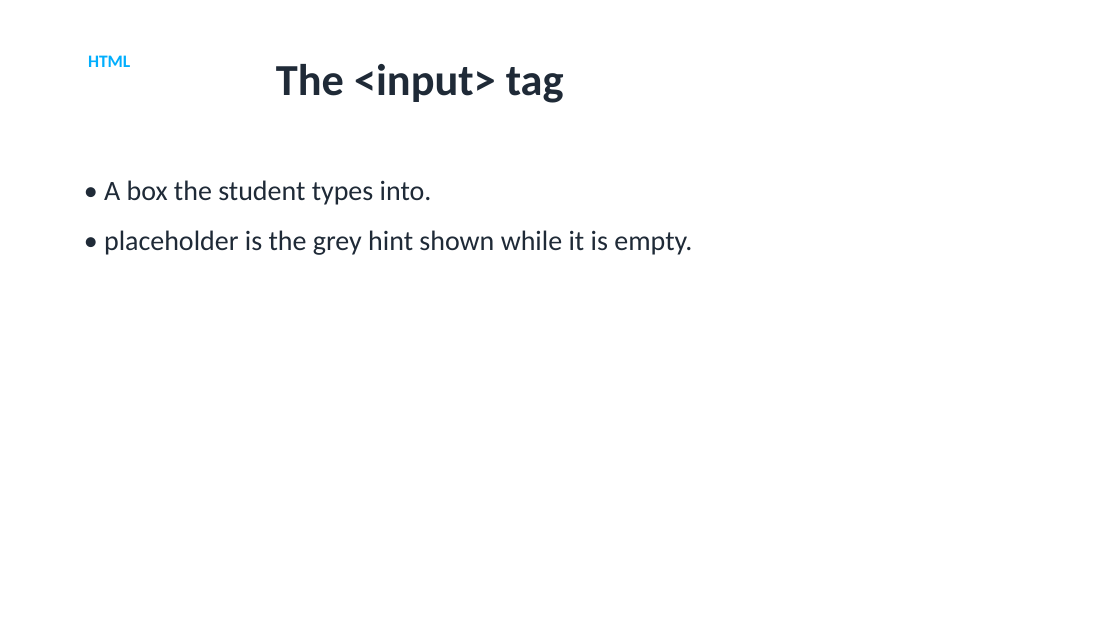
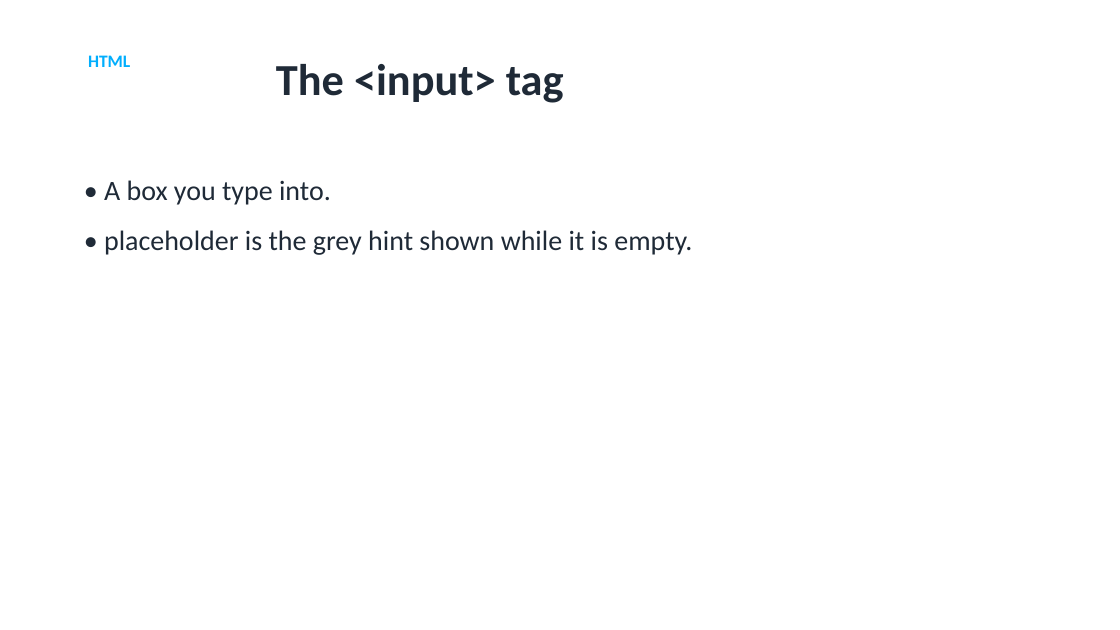
Before and after one commit to utgapps/utgapps.github.io, a slide deck: slide 21 of ai101/slides/week-01.pptx. Drawn at 1120x630 pixels with LibreOffice and Linux fonts; fonts in the diff are those of the drawing. Boxes give left, top, right and bottom in pixels: in the first picture for what was removed or moved away, otherwise in the second. Text is boxed around its words. In the diff, an @@ line names an element or a change of style, - is before the commit and + after.

```diff
--- a/ai101/slides/week-01.pptx
+++ b/ai101/slides/week-01.pptx
@@ text at bbox=[104, 180, 331, 205]: text changed @@
-• A box the student types into.
+• A box you type into.
```
Also in this commit, not shown: 2 other slides changed, 19 other files.
